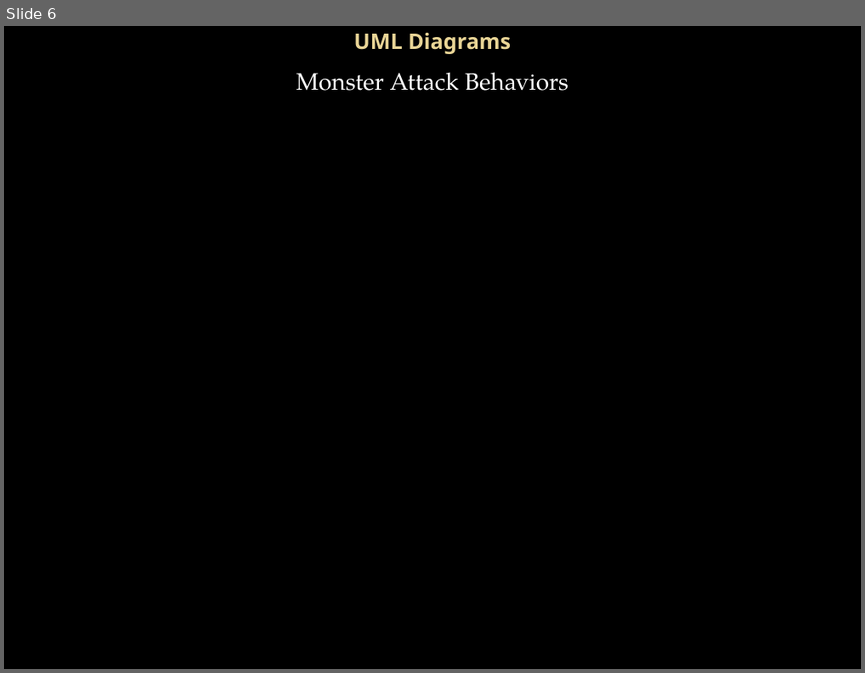
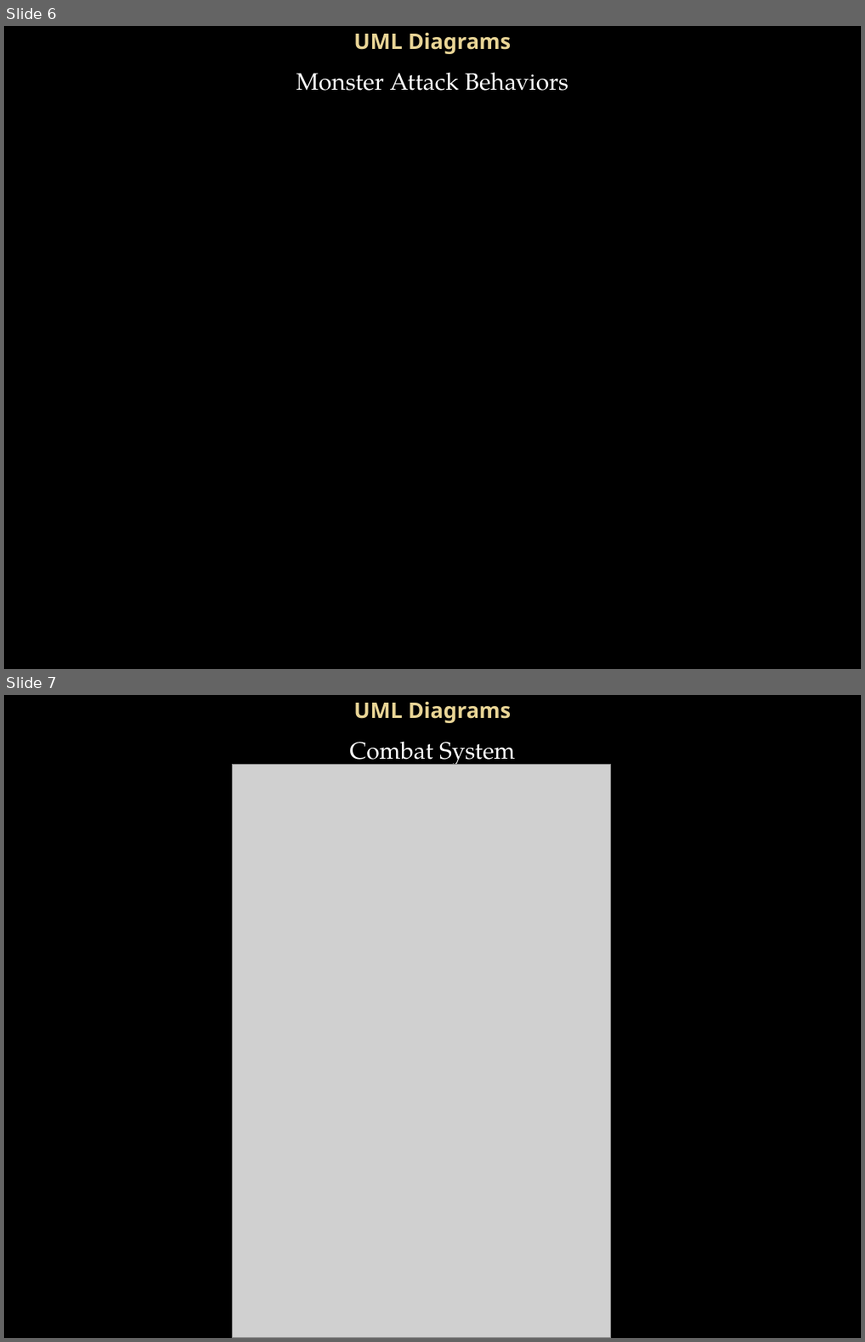
Before and after one commit to mattsw/CSCD454FinalProject, a slide deck: Project Documents/FinalPresentation.pptx. Shown one above the other, each under a label of ours: slide 6 before the commit, slides 6 and 7 after it. The pictures are 865x673 and 865x1342 pixels, drawn with LibreOffice and Linux fonts; fonts in the diff are those of the drawing; grey boxes stand for pictures; background and template pictures are left out. Boxes give left, top, right and bottom in pixels: in the first picture for what was removed or moved away, otherwise in the second. Text is boxed around its words. In the diff, an @@ line names an element or a change of style, - is before the commit and + after.

```diff
--- a/Project Documents/FinalPresentation.pptx
+++ b/Project Documents/FinalPresentation.pptx
@@ slide 7 added at <box>4,695,861,1338</box>, background picture (left out) @@
@@ title added at <box>354,702,511,723</box>, 18 pt, text gradient #EAD696 to #E7D081, bold @@
+UML Diagrams
@@ text added at <box>350,742,515,768</box>, 20 pt, text #FFFFFF @@
+Combat System
@@ picture added at <box>233,765,612,1338</box> @@
```
Also in this commit, not shown: 3 other slides added.
